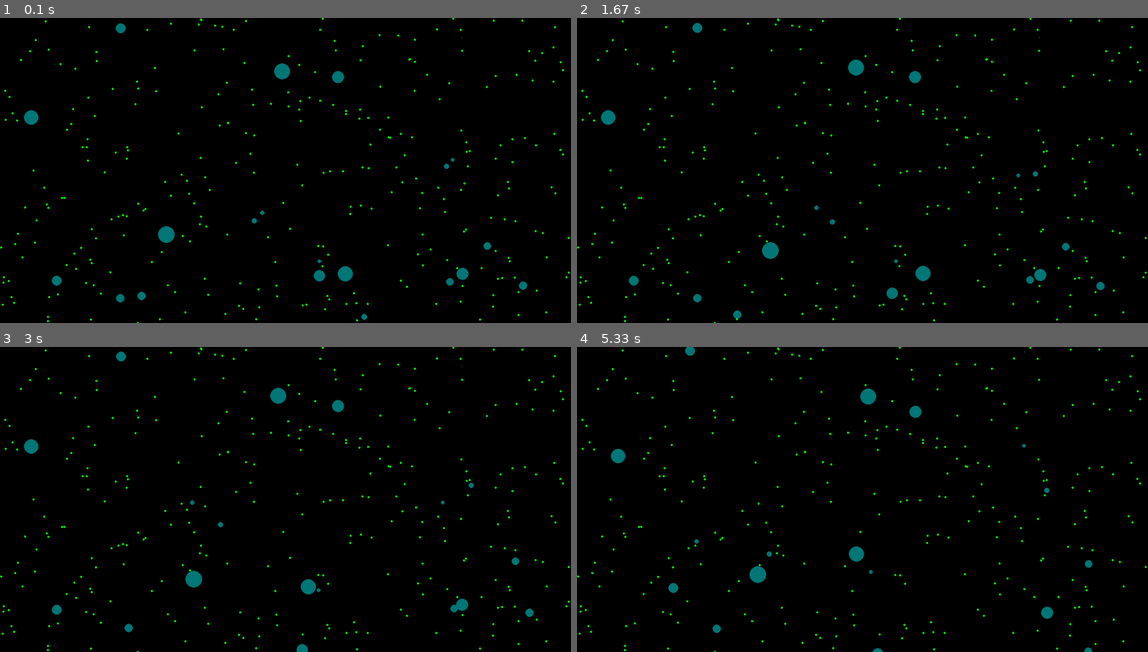
Above: before the commit, frames 1-4 (two rows, left to right).
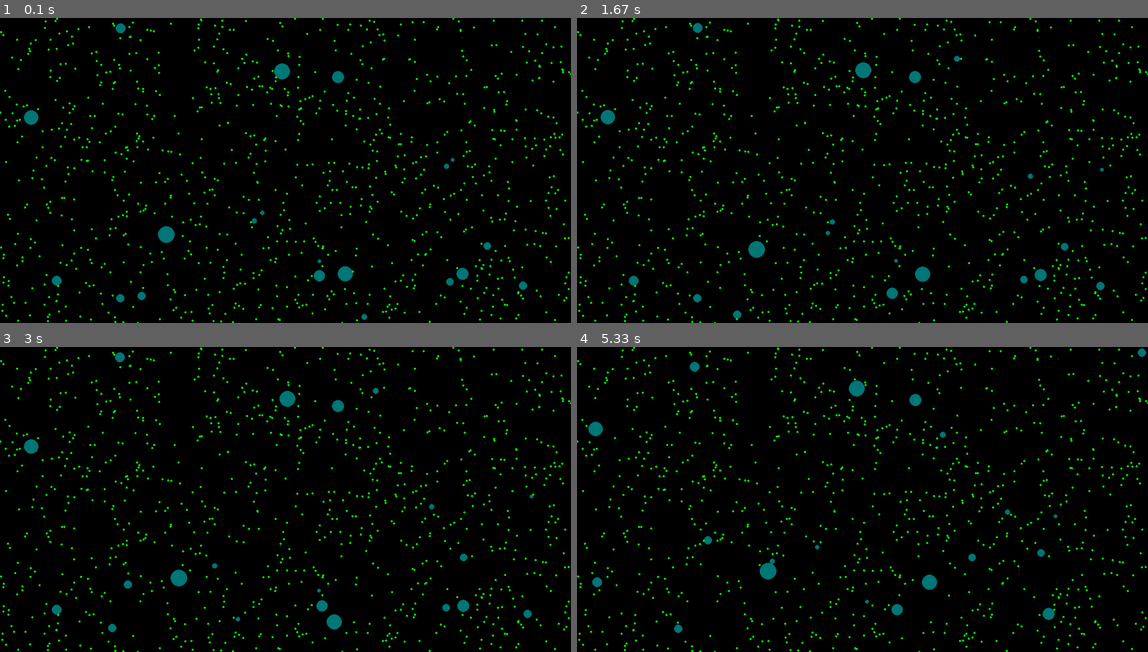
Above: after the commit, the same moments.

Repository: naranjujeli/programacion-sobre-redes-tp-4
Game: pygame game, started from main.py
Same seed, same stepped clock (60 frames per second), same inputs: the game is played once before the commit and once after it.
Inputs:
- Up to frame 1 (0.1 s): no input
- Up to frame 2 (1.67 s): no input
- Up to frame 3 (3 s): no input
- Up to frame 4 (5.33 s): tap Enter every 0.33 s from 3.33 to 5 s

The runs differ from the first frame. In frame 1, 2.1% of the frame differs, in the area x 0-100%, y 0-100%; in frame 2, 2.7%; in frame 3, 3.2%; in frame 4, 3.7%.

Commit message:
cambie la funcion bounce, agregue **kargs a varias clases, hacer builder para la configuracion de todos los parametros

Diff:
--- a/cronopio.py
+++ b/cronopio.py
@@ -5,7 +5,7 @@
 
 class Cronopio:
 
-    def __init__(self, window_size, a, b, t, frame, d=None):
+    def __init__(self, **kargs):
 
         self.__id = uuid.uuid4()
         self.__inicial_life_duration = 1000
@@ -13,22 +13,24 @@
 
         self.__duration = 0
 
-        pos_x = randint(frame, window_size.x - frame)
-        pos_y = randint(frame, window_size.y - frame)
+        self.__frame = kargs['frame']
+
+        pos_x = randint(self.__frame, kargs['window_size'].x - self.__frame)
+        pos_y = randint(self.__frame, kargs['window_size'].y - self.__frame)
         self.__pos = Vector(pos_x, pos_y)
 
-        self.__a = a
-        self.__b = b
-        self.__t = t
+        self.__a = kargs['a']
+        self.__b = kargs['b']
+        self.__t = kargs['t']
 
         self.__vel = self.__new_vel()
 
         self.__t_counter = 0
 
-        if not d:
+        if not kargs['d']:
             self.__d = self.__get_diameter()
         else:
-            self.__d = d
+            self.__d = kargs['d']
 
         self.__alive = True
 
@@ -40,10 +42,10 @@
 
     def mutate(self):
 
-        self.__a += (random() - 0.5)
-        self.__b += (random() - 0.5)
-        self.__t += choice([-1, 1])
-        self.__d += (random())*3
+        self.__a = randint(-1, 1)
+        self.__b = randint(-1, 1)
+        self.__t += choice([-5, 5])
+        self.__d += 2
 
     def time(self, window_size):
 
@@ -78,16 +80,15 @@
         return new_vel
 
     def __update_movement(self):
-        angle = randint(-10, 10)
+        angle = randint(-5, 5)
         self.__vel.change_dir(angle)
 
     def __bounce(self, window_size):
 
-        r = self.__d/2
-        if self.__pos.x + r > window_size.x or self.__pos.x - r < 0:
-            self.__vel.set_x(-self.__vel.x)
-        if self.__pos.y + r > window_size.y or self.__pos.y - r < 0:
-            self.__vel.set_y(-self.__vel.y)
+        if self.__pos.x + self.__d > window_size.x: self.__pos.set_x(self.__frame)
+        if self.__pos.x - self.__d < 0: self.__pos.set_x(window_size.x-self.__frame)
+        if self.__pos.y + self.__d > window_size.y: self.__pos.set_y(self.__frame)
+        if self.__pos.y - self.__d < 0: self.__pos.set_y(window_size.y-self.__frame)
 
     def __move(self):
         self.__pos += self.__vel
--- a/main.py
+++ b/main.py
@@ -5,10 +5,13 @@
 
     width = 1500
     height = 800
-    food = 300
+    food = 1000
     generation_size = 21
+    frame = 15
+    reproduction_pool_size = 7
+    mutation_parameters = 0.4
 
-    p = PygameSimulation(width, height, food, generation_size)
+    p = PygameSimulation(width=width, height=height, food=food, generation_size=generation_size, frame=frame, reproduction_pool_size=reproduction_pool_size, mutation_parameters=mutation_parameters)
     while True:
         p.cicle()
 
--- a/pygame_simulation.py
+++ b/pygame_simulation.py
@@ -4,10 +4,10 @@
 
 class PygameSimulation(Simulation):
 
-    def __init__(self, width, height, food_amount, generation_size=21):
-        super().__init__(width, height,food_amount, generation_size)
+    def __init__(self, **kargs):
+        super().__init__(width=kargs['width'], height=kargs['height'],food_amount=kargs['food'], size=kargs['generation_size'], frame=kargs['frame'], reproduction_pool_size=kargs['reproduction_pool_size'], mutation_parameters=kargs['mutation_parameters'])
 
-        self.__size = Vector(width, height)
+        self.__size = Vector(kargs['width'], kargs['height'])
         self.__window = self.__get_window(self.__size.get)
 
         self.__running = False
--- a/simulation.py
+++ b/simulation.py
@@ -7,28 +7,28 @@
 
 class Simulation(ABC):
 
-    def __init__(self, width, height, food_amount, size=21):
+    def __init__(self, **kargs):
 
-        self._width = width
-        self._height = height
+        self._width = kargs['width']
+        self._height = kargs['height']
 
-        self.__food_amount = food_amount
+        self.__food_amount = kargs['food_amount']
 
         self.__size = Vector(self._width, self._height)
 
-        self._generation_size = size
+        self._generation_size = kargs['size']
 
-        self._frame = 15
+        self._frame = kargs['frame']
 
         self._current_generation = self.__get_incial_generation()
 
         self._food = self._get_food(self.__food_amount)
 
-        self.__reproduction_pool_size = 7
+        self.__reproduction_pool_size = kargs['reproduction_pool_size']
 
         self._generation_number = 0
 
-        self.__mutation_parameter = 0.4
+        self.__mutation_parameter = kargs['mutation_parameters']
 
     def cicle(self):
         self._generation_number += 1
@@ -50,7 +50,7 @@
             new_t = (parent1.t + parent2.t)/2
             new_d = (parent1.diameter + parent2.diameter)/2
 
-            new_cronopio = Cronopio(self.__size, new_a, new_b, new_t, self._frame, new_d)
+            new_cronopio = Cronopio(window_size=self.__size, a=new_a, b=new_b, t=new_t, frame=self._frame, d=new_d)
             new_generation.append(new_cronopio)
 
         self.__mutate(new_generation)
@@ -66,10 +66,16 @@
 
     def __get_best(self, pool):
 
-        #print(f"pool: {pool}")
-        result = sorted(pool, reverse=True, key=lambda x: x.fitness())
-        print(f"best({self._generation_number}): ", result[0].fitness())
-        return result[:self.__reproduction_pool_size]
+        print("---------------")
+        sorted_pool = sorted(pool, key=lambda x: x.fitness())
+        print(f"avg {self._generation_number}: {sum([i.fitness() for i in sorted_pool])/len(sorted_pool)}")
+        result = []
+        for i, cronopio in enumerate(sorted_pool[-self.__reproduction_pool_size-1:]):
+            result += [cronopio]*i
+        print(f"best({self._generation_number}): {max(result, key=lambda x: x.fitness()).fitness()}")
+        print(len(result))
+        print("---------------")
+        return result
 
 
     def __get_incial_generation(self):
@@ -78,7 +84,7 @@
             a = randint(-1, 1)
             b = randint(-1, 1)
             t = randint(50, 60)
-            new_cronopio = Cronopio(self.__size, a, b, t, self._frame)
+            new_cronopio = Cronopio(window_size=self.__size, a=a, b=b, t=t, frame=self._frame, d=None)
             result.append(new_cronopio)
         return result
 
